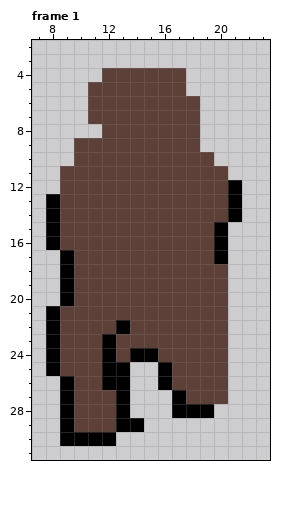
Two versions of one pixel-art file, textures/Sprite-0001.ase. The picture above is the old version.
32x32 pixels, 1 frame. Shown: frame 1: x 7..23, y 2..31.
After:
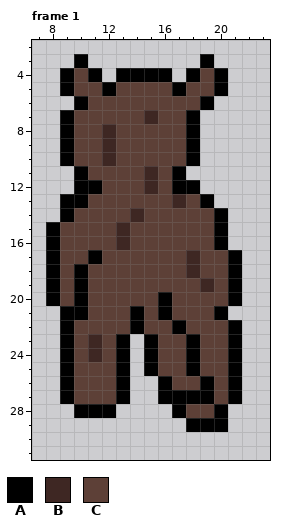
Palette (. is transparent): A #000000  B #3e2723  C #5d4037
Diff:
Frame 1:
y 3: x 10 . -> A; x 19 . -> A
y 4: x 9..20 ...CCCCCC... -> ACA.AAAA.ACA
y 5: x 9..10 .. -> AC; x 12 C -> A; x 17..20 C... -> ACCA
y 6: x 10 . -> A; x 19 . -> A
y 7: x 9..10 .. -> AC; x 15 C -> B; x 18 C -> A
y 8: x 9..12 ...C -> ACCB; x 18 C -> A
y 9: x 9 . -> A; x 12 C -> B; x 18 C -> A
y 10: x 9 . -> A; x 12 C -> B; x 18..19 CC -> A.
y 11: x 9..10 CC -> .A; x 15 C -> B; x 17..20 CCCC -> A...
y 12: x 9..11 CCC -> .AA; x 15 C -> B; x 17..21 CCCCA -> AA...
y 13: x 8..10 ACC -> .AA; x 17 C -> B; x 19..21 CCA -> A..
y 14: x 8..9 AC -> .A; x 14 C -> B; x 20..21 CA -> A.
y 15..16: x 13 C -> B
y 17: x 8..9 .A -> AC; x 11 C -> A; x 18 C -> B; x 20..21 A. -> CA
y 18: x 8..10 .AC -> ACA; x 18 C -> B; x 21 . -> A
y 19: x 8..10 .AC -> ACA; x 19 C -> B; x 21 . -> A
y 20: x 8..10 .AC -> ACA; x 16 C -> A; x 21 . -> A
y 21: x 8..10 ACC -> .AA; x 14 C -> A; x 16 C -> A; x 20 C -> A
y 22: x 8..9 AC -> .A; x 13..14 AC -> CA; x 17 C -> A; x 21 . -> A
y 23: x 8..9 AC -> .A; x 11..15 CACCC -> BCA.A; x 18 C -> A; x 21 . -> A
y 24: x 8..9 AC -> .A; x 11..14 CACA -> BCA.; x 18 C -> A; x 21 . -> A
y 25: x 8..9 AC -> .A; x 12 A -> C; x 15..16 .A -> AC; x 18 C -> A; x 21 . -> A
y 26: x 12 A -> C; x 19 C -> A; x 21 . -> A
y 27: x 16 . -> A; x 18..19 CC -> AA; x 21 . -> A
y 28: x 9..13 ACCCA -> .AAA.; x 18..20 AA. -> CCA
y 29: x 9..14 ACCCAA -> ......; x 18..20 ... -> AAA
y 30: x 9..12 AAAA -> ....
